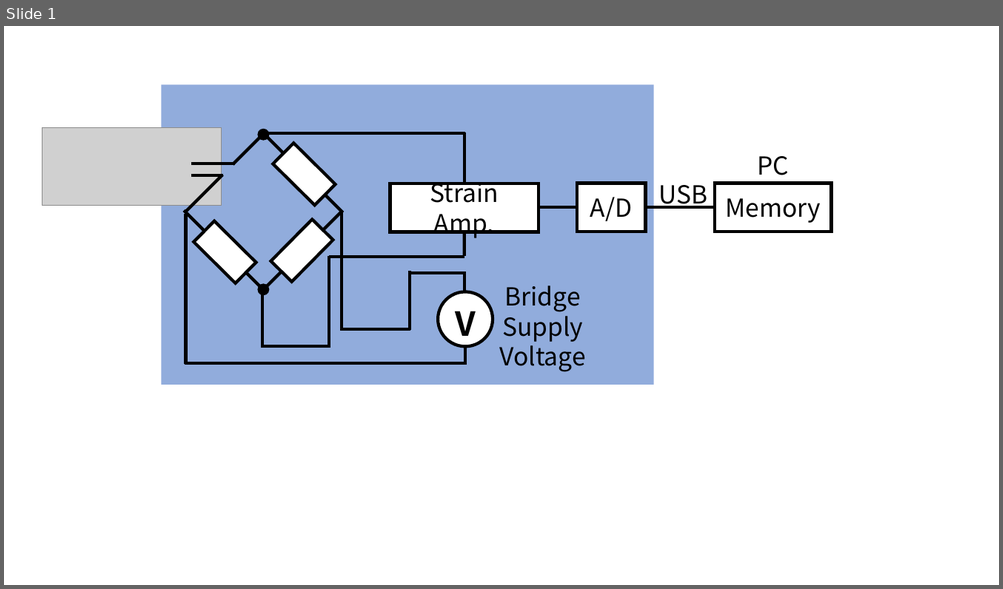
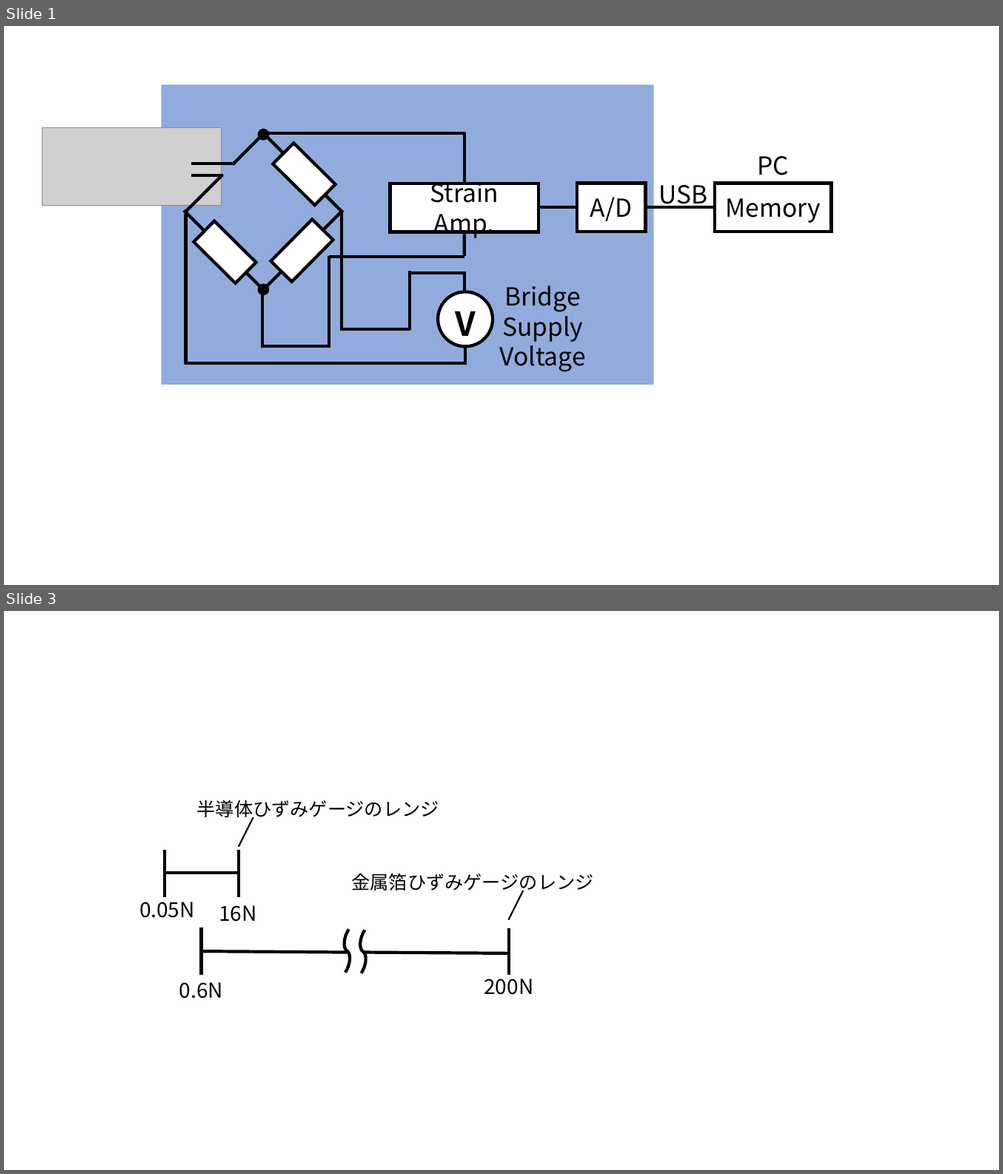
Before and after one commit to Ryuya-T/realHaptic, a slide deck: 測定回路図.pptx. Shown one above the other, each under a label of ours: slide 1 before the commit, slides 1 and 3 after it; the slides between them are not shown. The pictures are 1003x589 and 1003x1174 pixels, drawn with LibreOffice and Linux fonts; fonts in the diff are those of the drawing; grey boxes stand for pictures. Boxes give left, top, right and bottom in pixels: in the first picture for what was removed or moved away, otherwise in the second. Text is boxed around its words. In the diff, an @@ line names an element or a change of style, - is before the commit and + after.

```diff
--- a/測定回路図.pptx
+++ b/測定回路図.pptx
@@ slide 3 added at bbox=[4, 611, 999, 1170], background #FFFFFF @@
@@ text added at bbox=[197, 800, 439, 820], 18 pt, text #000000 @@
+半導体ひずみゲージのレンジ
@@ line added from (239, 847) to (253, 817), #000000 1.5 pt @@
@@ line added from (165, 897) to (165, 851), #000000 3 pt @@
@@ line added from (239, 897) to (239, 851), #000000 3 pt @@
@@ line added from (165, 873) to (239, 873), #000000 3 pt @@
@@ text added at bbox=[352, 873, 594, 894], 18 pt, text #000000 @@
+金属箔ひずみゲージのレンジ
@@ text added at bbox=[139, 897, 195, 918], 20 pt, text #000000 @@
+0.05N
@@ line added from (509, 920) to (523, 891), #000000 1.5 pt @@
@@ text added at bbox=[219, 906, 256, 922], 20 pt, text #000000 @@
+16N
@@ line added from (201, 975) to (201, 928), #000000 3 pt @@
@@ curved line added from (349, 930) to (345, 973), #000000 3 pt @@
@@ curved line added from (364, 931) to (361, 974), #000000 3 pt @@
@@ line added from (509, 976) to (509, 929), #000000 3 pt @@
@@ line added from (201, 952) to (347, 953), #000000 3 pt @@
@@ line added from (363, 953) to (509, 954), #000000 3 pt @@
@@ text added at bbox=[179, 982, 223, 999], 20 pt, text #000000 @@
+0.6N
@@ text added at bbox=[484, 974, 533, 995], 20 pt, text #000000 @@
+200N
```
Also in this commit, not shown: 1 other slide added, 1 slide removed, 9 other files.
